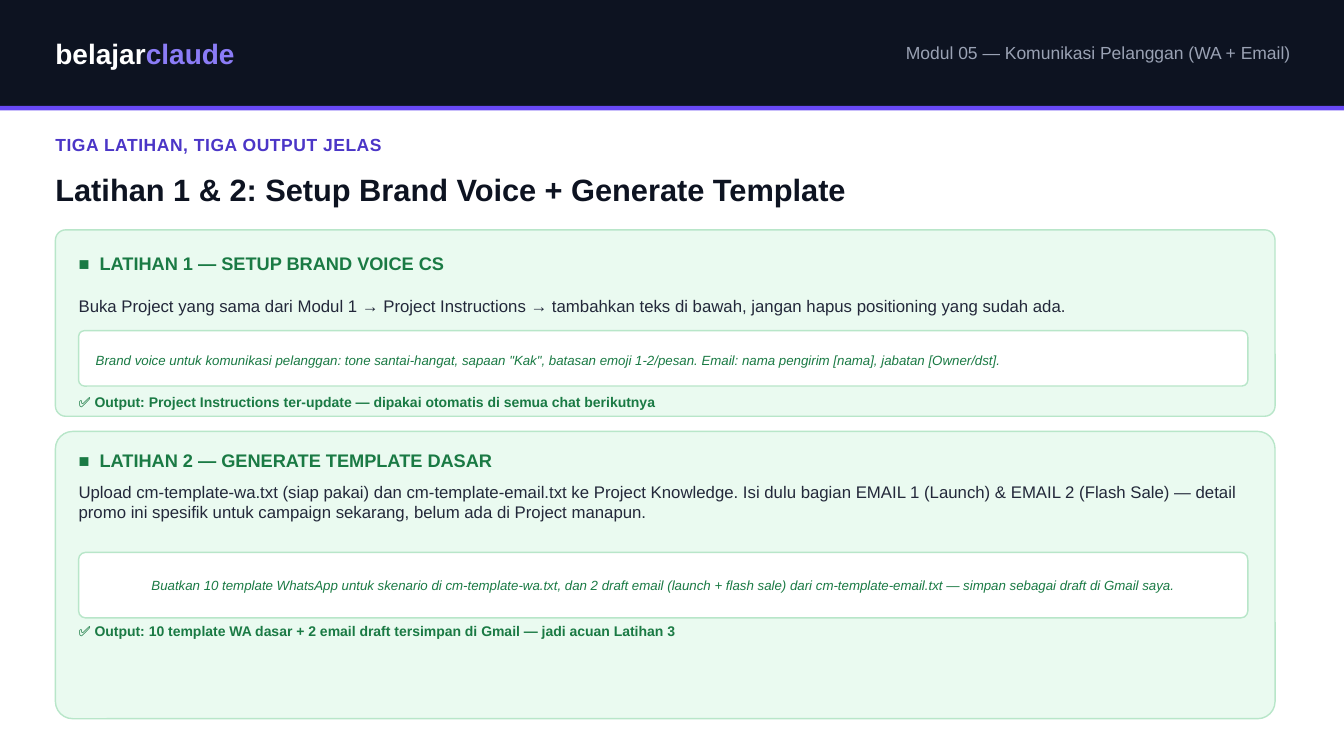
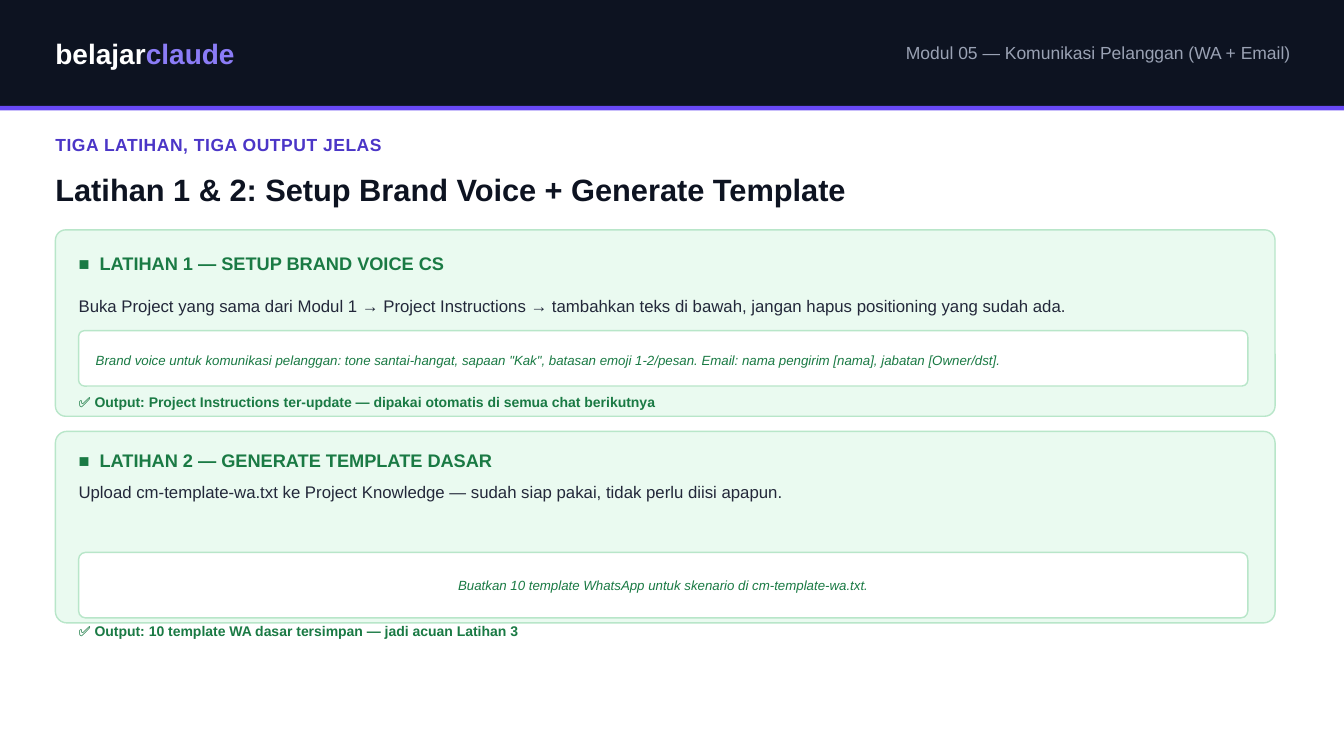
Before and after one commit to juliautomo/belajar-claude, a slide deck: slide 7 of Content-Marketing/M05-Komunikasi-Pelanggan/K3-M05-Komunikasi-Pelanggan.pptx. Drawn at 1344x756 pixels with LibreOffice and Linux fonts; fonts in the diff are those of the drawing. Boxes give left, top, right and bottom in pixels: in the first picture for what was removed or moved away, otherwise in the second. Text is boxed around its words. In the diff, an @@ line names an element or a change of style, - is before the commit and + after.

Commit message:
M05: make Email optional/bonus, drop it from the required exercise — Latihan now covers WhatsApp only (setup, generate, reuse), Email content kept as reference for students who want to try it. Also fixed Latihan 3 example to match an actual scenario in cm-template-wa.txt

```diff
--- a/Content-Marketing/M05-Komunikasi-Pelanggan/K3-M05-Komunikasi-Pelanggan.pptx
+++ b/Content-Marketing/M05-Komunikasi-Pelanggan/K3-M05-Komunikasi-Pelanggan.pptx
@@ rounded rectangle: place and size @@
-rounded rectangle at (55,432,1275,719)
+rounded rectangle at (55,432,1275,623)
@@ text at (79,486,783,502): text changed @@
-Upload cm-template-wa.txt (siap pakai) dan cm-template-email.txt ke Project Knowledge. Isi dulu bagian EMAIL 1 (Launch) & EMAIL 2 (Flash Sale) — detail promo ini spesifik untuk campaign sekarang, belum ada di Project manapun.
+Upload cm-template-wa.txt ke Project Knowledge — sudah siap pakai, tidak perlu diisi apapun.
@@ text in rounded rectangle at (458,580,868,593): text changed @@
-Buatkan 10 template WhatsApp untuk skenario di cm-template-wa.txt, dan 2 draft email (launch + flash sale) dari cm-template-email.txt — simpan sebagai draft di Gmail saya.
+Buatkan 10 template WhatsApp untuk skenario di cm-template-wa.txt.
@@ text at (95,626,518,639): text changed @@
-✅ Output: 10 template WA dasar + 2 email draft tersimpan di Gmail — jadi acuan Latihan 3
+✅ Output: 10 template WA dasar tersimpan — jadi acuan Latihan 3
```
Also in this commit, not shown: 3 other slides changed, 1 other file.
